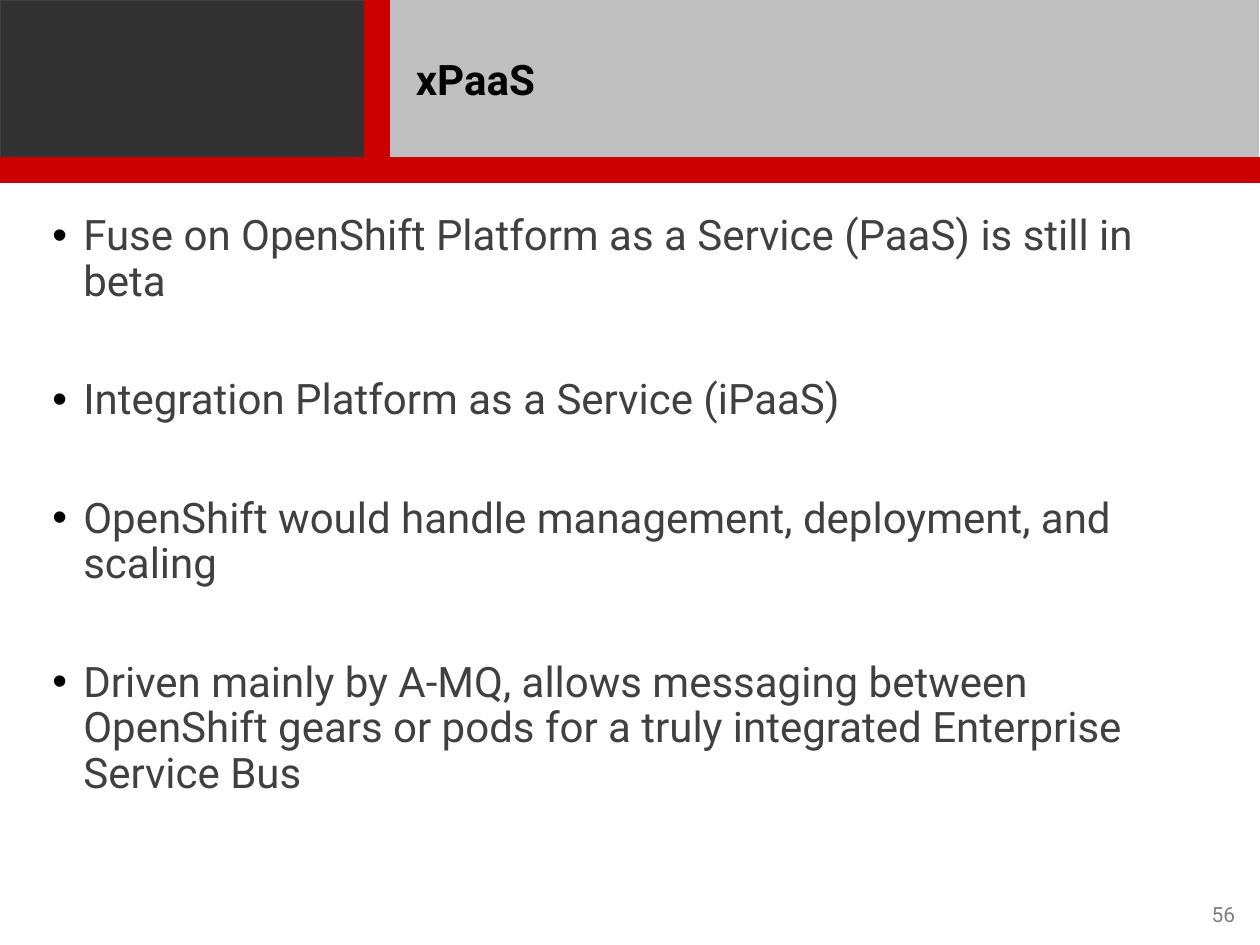
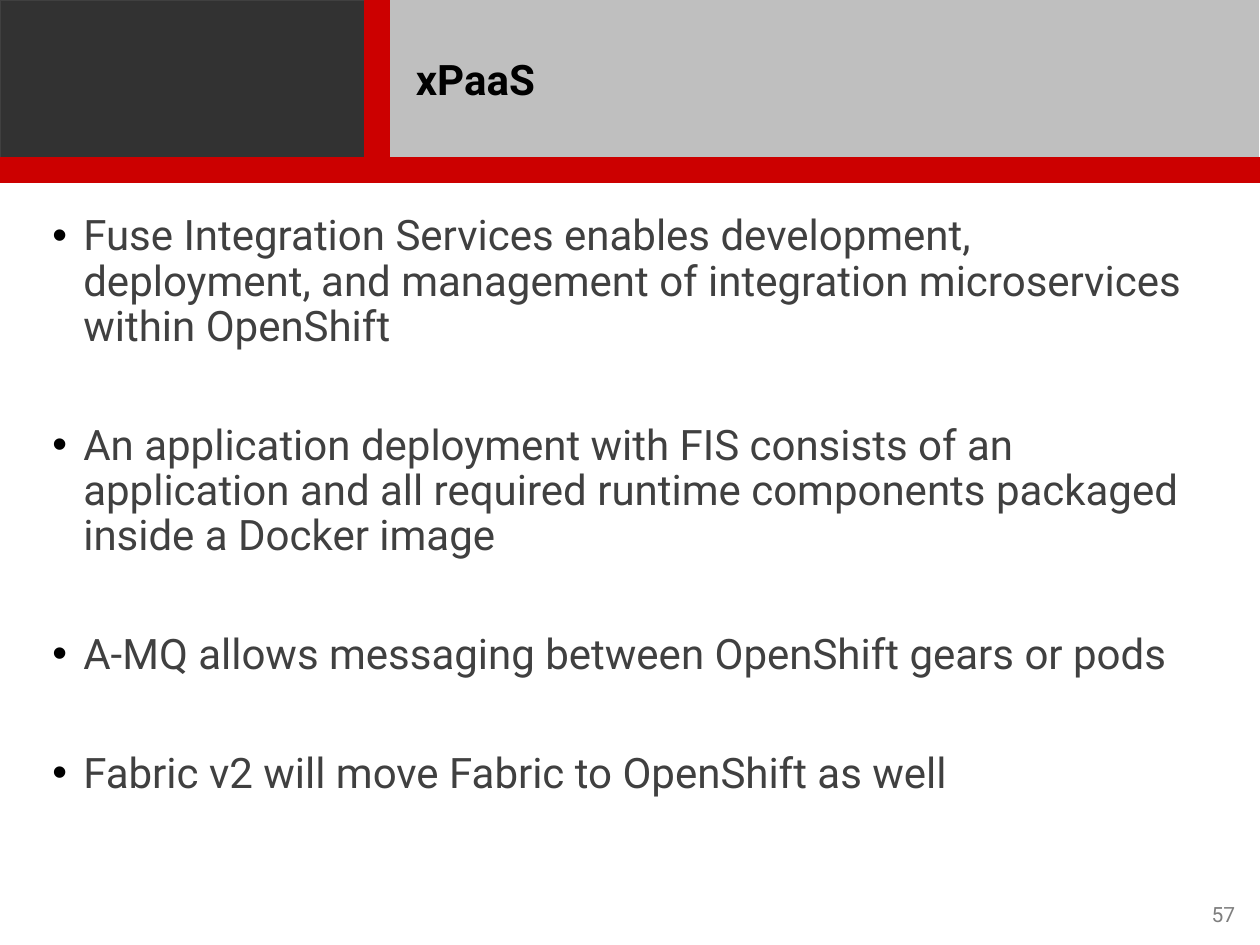
Before and after one commit to seansackowitz/associate-consultant-enablement-lab, a slide deck: slide 57 of presentations/Fuse/Fuse.pptx (slide 56 before the commit). Drawn at 1260x945 pixels with LibreOffice and Linux fonts; fonts in the diff are those of the drawing; background and template pictures are left out. Boxes give left, top, right and bottom in pixels: in the first picture for what was removed or moved away, otherwise in the second. Text is boxed around its words. In the diff, an @@ line names an element or a change of style, - is before the commit and + after.

Commit message:
Updated Fuse powerpoint for June 2016 bootcamp

```diff
--- a/presentations/Fuse/Fuse.pptx
+++ b/presentations/Fuse/Fuse.pptx
@@ text at <box>83,218,1181,797</box>: text changed @@
-• Fuse on OpenShift Platform as a Service (PaaS) is still in beta
-• Integration Platform as a Service (iPaaS)
-• OpenShift would handle management, deployment, and scaling
-• Driven mainly by A-MQ, allows messaging between OpenShift gears or pods for a truly integrated Enterprise Service Bus
+• Fuse Integration Services enables development, deployment, and management of integration microservices within OpenShift
+• An application deployment with FIS consists of an application and all required runtime components packaged inside a Docker image
+• A-MQ allows messaging between OpenShift gears or pods
+• Fabric v2 will move Fabric to OpenShift as well
@@ page number at <box>1212,907,1236,922</box>: text changed @@
-56
+57
```
Also in this commit, not shown: 7 other slides changed, 2 slides added, 1 slide removed.
